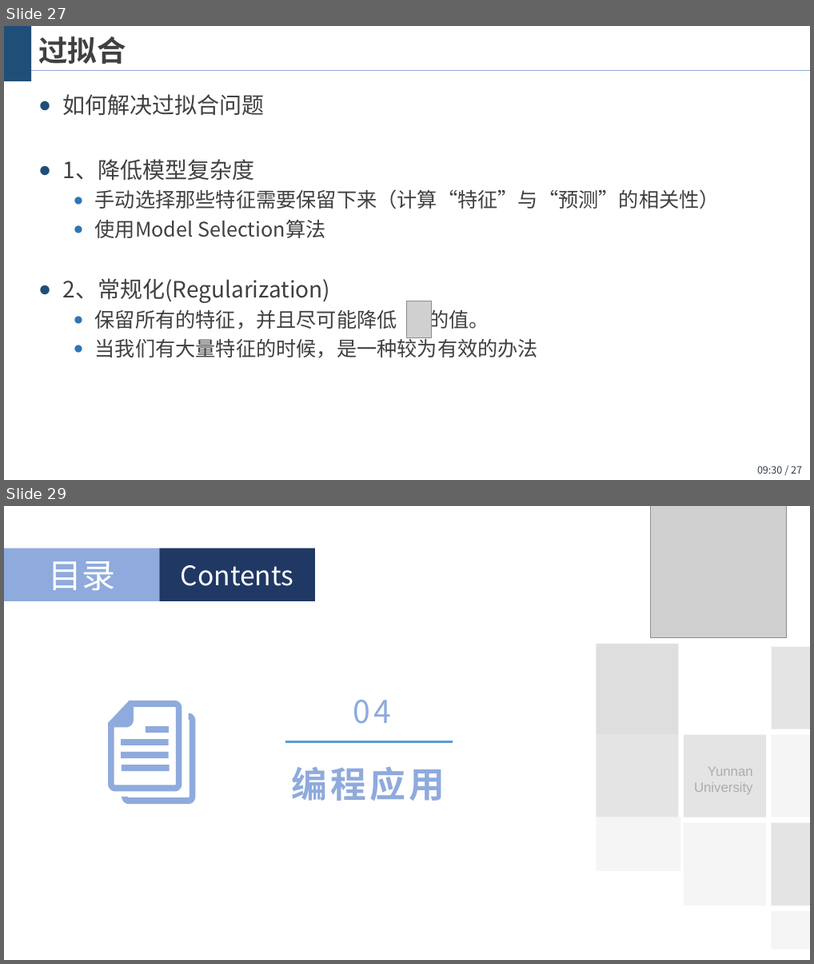
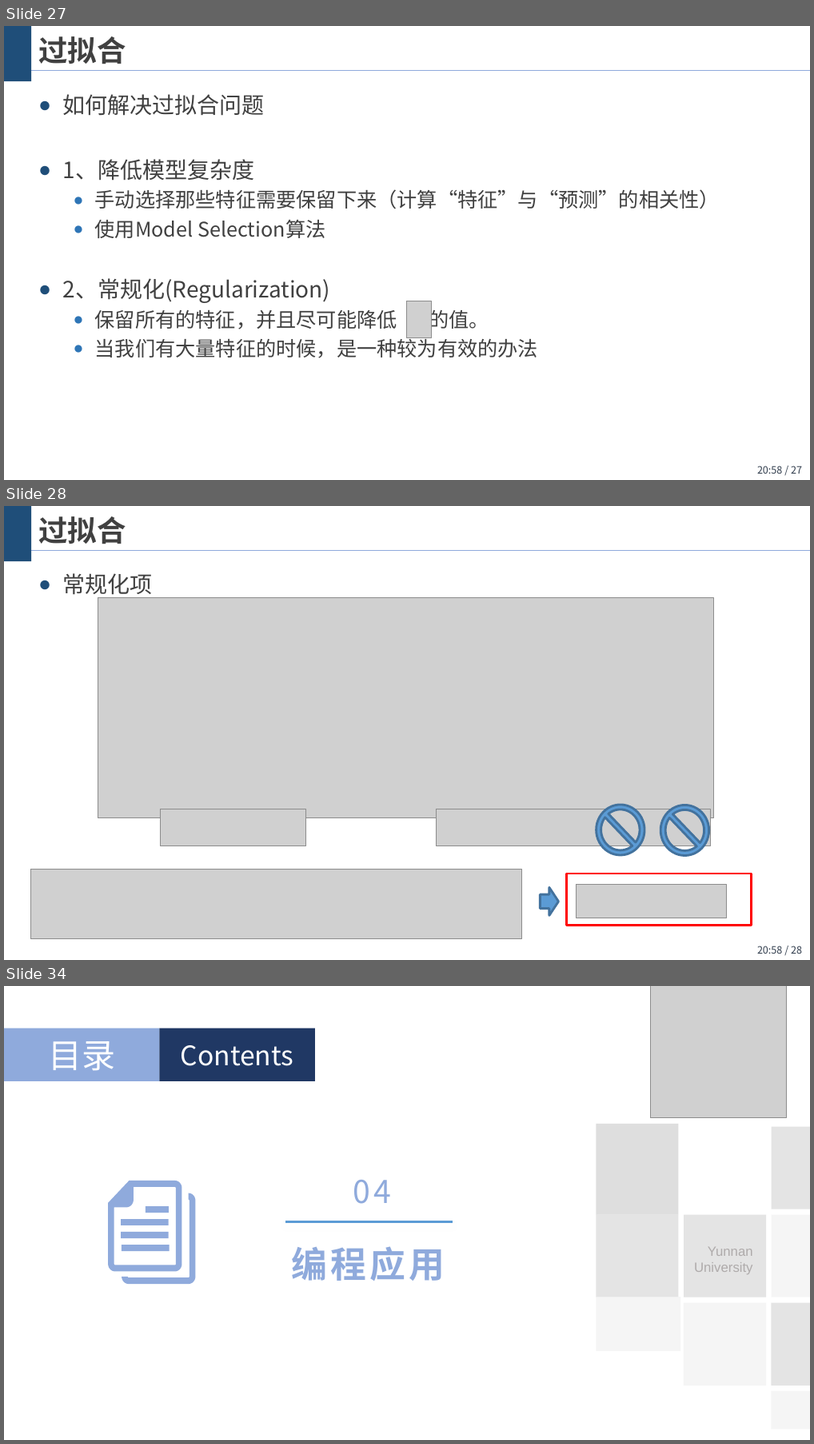
Before and after one commit to wangjin0818/Artificial_Intelligence_2021, a slide deck: chapter 03 - Logistic regression/逻辑斯蒂回归.pptx. Shown one above the other, each under a label of ours: slides 27 and 29 before the commit, slides 27, 28 and 34 after it; the slides between them are not shown. The pictures are 814x964 and 814x1444 pixels, drawn with LibreOffice and Linux fonts; fonts in the diff are those of the drawing; grey boxes stand for pictures; background and template pictures are left out. Boxes give left, top, right and bottom in pixels: in the first picture for what was removed or moved away, otherwise in the second. Text is boxed around its words. In the diff, an @@ line names an element or a change of style, - is before the commit and + after.

```diff
--- a/chapter 03 - Logistic regression/逻辑斯蒂回归.pptx
+++ b/chapter 03 - Logistic regression/逻辑斯蒂回归.pptx
@@ slide 28 added at <box>4,506,810,960</box>, background #FFFFFF; not listed: 3 template elements that a slide beside it also shows @@
@@ title added at <box>38,516,126,544</box>, 26 pt, text #404040, bold @@
+过拟合
@@ text added at <box>62,573,152,599</box>, 20 pt, text #404040 @@
+● 常规化项
@@ picture added at <box>98,598,714,818</box> @@
@@ picture added at <box>161,809,306,846</box> @@
@@ picture added at <box>436,809,710,846</box> @@
@@ no-entry sign added at <box>597,804,645,855</box>, fill #5B9BD5, outline #43739E 2 pt @@
@@ no-entry sign added at <box>662,805,710,856</box>, fill #5B9BD5, outline #43739E 2 pt @@
@@ picture added at <box>30,869,522,938</box> @@
@@ down arrow added at <box>540,887,559,915</box>, fill #5B9BD5, outline #43739E 2 pt @@
@@ rectangle added at <box>567,873,751,924</box>, outline #FF0000 2 pt @@
@@ picture added at <box>577,884,726,918</box> @@
@@ page number at <box>758,465,802,473</box>: text changed @@
-09:30 / 27
+20:58 / 27
@@ what was slide 29 is now slide 34 @@
```
Also in this commit, not shown: 3 slides changed, 5 other slides added, 1 slide removed, 2 other files.
